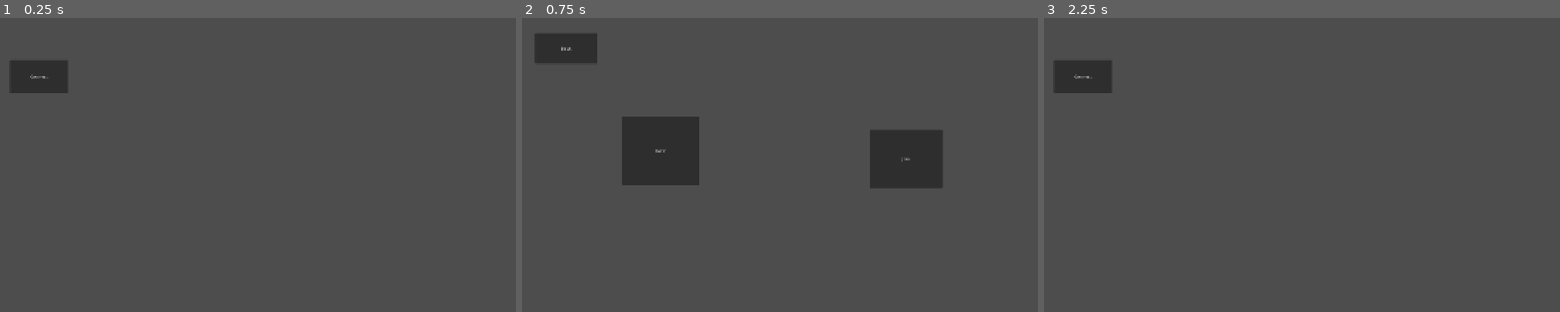
Above: before the commit, frames 1-3 (left to right).
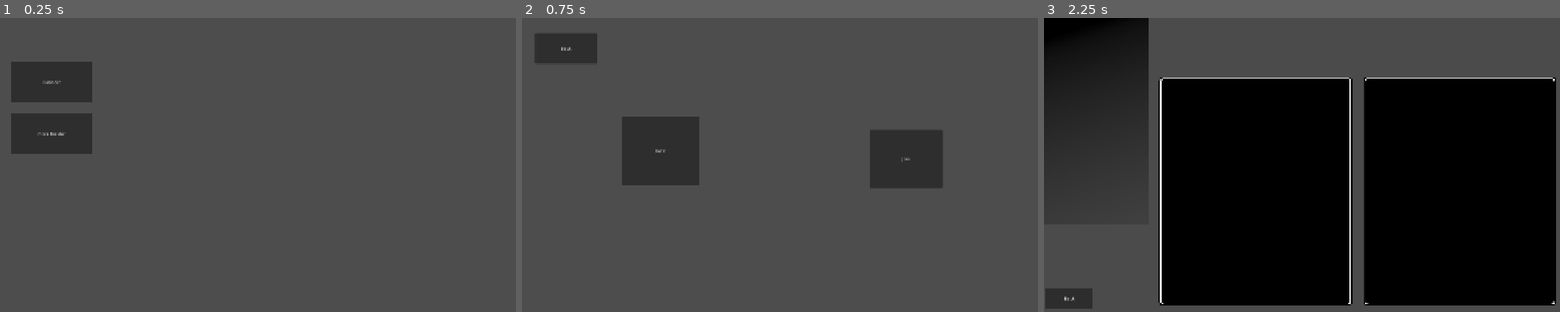
Above: after the commit, the same moments.

Repository: skavinger/UVS_Sim
Game: Godot game, scene res://GameObj/main.tscn
Same seed, same stepped clock (60 frames per second), same inputs: the game is played once before the commit and once after it.
Inputs (mouse positions are in pixels of both pictures, inside the frame that each line leads up to):
- Up to frame 1 (0.25 s): no input
- Up to frame 2 (0.75 s): click "Connect" at 0.5 s
- Up to frame 3 (2.25 s): click "Back" at 1.25 s; click (1095, 132) at 2 s, where only the run after the commit has a clickable "Deck Builder"

The runs differ from the first frame. In frame 1, 3.2% of the frame differs, in the area x 2-18%, y 14-47%; in frame 2, nothing differs; in frame 3, 68%, in the area x 0-100%, y 0-99%.

Commit message:
Add deck builder to start menu and clean up file system

Diff:
--- a/GameObj/DeackBuilder.tscn
+++ /dev/null
@@ -1,9 +0,0 @@
-[gd_scene load_steps=2 format=3 uid="uid://c8bvy6da0211j"]
-
-[ext_resource type="Texture2D" uid="uid://17pbwe1fsdhb" path="res://Assets/DeakBuilderBackground.png" id="1_lietw"]
-
-[node name="Node2D" type="Node2D"]
-
-[node name="Sprite2D" type="Sprite2D" parent="."]
-position = Vector2(960, 540)
-texture = ExtResource("1_lietw")
--- /dev/null
+++ b/GameObj/DeckBuilder.tscn
@@ -0,0 +1,20 @@
+[gd_scene load_steps=3 format=3 uid="uid://c8bvy6da0211j"]
+
+[ext_resource type="Script" uid="uid://drsvr4jsox2rh" path="res://Scripts/deck_builder.gd" id="1_bjh7i"]
+[ext_resource type="Texture2D" uid="uid://17pbwe1fsdhb" path="res://Assets/DeakBuilderBackground.png" id="2_km7lk"]
+
+[node name="Node2D" type="Node2D"]
+script = ExtResource("1_bjh7i")
+
+[node name="Sprite2D" type="Sprite2D" parent="."]
+position = Vector2(960, 540)
+texture = ExtResource("2_km7lk")
+
+[node name="Back" type="Button" parent="."]
+offset_left = 5.0
+offset_top = 992.0
+offset_right = 180.0
+offset_bottom = 1069.0
+text = "Back"
+
+[connection signal="pressed" from="Back" to="." method="_on_back_pressed"]
--- a/GameObj/main.tscn
+++ b/GameObj/main.tscn
@@ -1,10 +1,12 @@
-[gd_scene load_steps=6 format=3 uid="uid://bm7g830g0hx0o"]
+[gd_scene load_steps=8 format=3 uid="uid://bm7g830g0hx0o"]
 
-[ext_resource type="Script" uid="uid://4acndei3x1q7" path="res://GameObj/StartScreen.gd" id="1_yhcre"]
-[ext_resource type="Script" uid="uid://kog2f0522r3f" path="res://GameObj/connect.gd" id="3_4gn13"]
-[ext_resource type="Script" uid="uid://cij1je8w5vjjx" path="res://GameObj/start_window_holder.gd" id="4_loro6"]
+[ext_resource type="Script" uid="uid://4acndei3x1q7" path="res://Scripts/StartScreen.gd" id="1_yhcre"]
+[ext_resource type="Script" uid="uid://kog2f0522r3f" path="res://Scripts/connect.gd" id="3_4gn13"]
+[ext_resource type="Script" uid="uid://cij1je8w5vjjx" path="res://Scripts/start_window_holder.gd" id="4_loro6"]
 [ext_resource type="PackedScene" uid="uid://dj37b2kuixv20" path="res://GameObj/connection_window.tscn" id="4_vreb5"]
 [ext_resource type="PackedScene" uid="uid://bxeob10d43js3" path="res://GameObj/start_window.tscn" id="5_4gn13"]
+[ext_resource type="Script" uid="uid://bycrnplcoascl" path="res://Scripts/deckbuilder_holder.gd" id="6_vreb5"]
+[ext_resource type="PackedScene" uid="uid://c8bvy6da0211j" path="res://GameObj/DeckBuilder.tscn" id="7_ii5oo"]
 
 [node name="Main" type="Node2D"]
 script = ExtResource("1_yhcre")
@@ -16,3 +18,7 @@
 [node name="StartWindowHolder" type="Node2D" parent="."]
 script = ExtResource("4_loro6")
 StartWindow = ExtResource("5_4gn13")
+
+[node name="DeckbuilderHolder" type="Node2D" parent="."]
+script = ExtResource("6_vreb5")
+DeckbuilderWindow = ExtResource("7_ii5oo")
--- a/GameObj/start_window.tscn
+++ b/GameObj/start_window.tscn
@@ -1,15 +1,23 @@
 [gd_scene load_steps=2 format=3 uid="uid://bxeob10d43js3"]
 
-[ext_resource type="Script" uid="uid://b3gqpx2cha7rq" path="res://GameObj/start_window.gd" id="1_i73ei"]
+[ext_resource type="Script" uid="uid://b3gqpx2cha7rq" path="res://Scripts/start_window.gd" id="1_i73ei"]
 
 [node name="StartWindow" type="Node2D"]
 script = ExtResource("1_i73ei")
 
 [node name="Connect" type="Button" parent="."]
-offset_left = 37.0
-offset_top = 153.0
-offset_right = 250.0
-offset_bottom = 277.0
+offset_left = 40.0
+offset_top = 160.0
+offset_right = 340.0
+offset_bottom = 310.0
 text = "Connect"
 
+[node name="DeckBuilder" type="Button" parent="."]
+offset_left = 40.0
+offset_top = 350.0
+offset_right = 340.0
+offset_bottom = 500.0
+text = "Deck Builder"
+
 [connection signal="pressed" from="Connect" to="." method="_on_connect_pressed"]
+[connection signal="pressed" from="DeckBuilder" to="." method="_on_deck_builder_pressed"]
--- a/GameObj/tracker.tscn
+++ b/GameObj/tracker.tscn
@@ -1,22 +1,22 @@
 [gd_scene load_steps=35 format=3 uid="uid://bmsu0lhtknsva"]
 
 [ext_resource type="Texture2D" uid="uid://mukojxyp1cbv" path="res://Assets/speedanddamage.png" id="1_4jxsi"]
-[ext_resource type="Script" uid="uid://ctjbjb8kngycc" path="res://GameObj/tracker.gd" id="1_gahfr"]
-[ext_resource type="Script" uid="uid://dsv64ukjxwrmh" path="res://GameObj/damageplus.gd" id="2_2277f"]
+[ext_resource type="Script" uid="uid://ctjbjb8kngycc" path="res://Scripts/tracker.gd" id="1_gahfr"]
+[ext_resource type="Script" uid="uid://dsv64ukjxwrmh" path="res://Scripts/damageplus.gd" id="2_2277f"]
 [ext_resource type="Texture2D" uid="uid://0000eykrjlhu" path="res://Assets/mid.png" id="2_ca3ep"]
 [ext_resource type="Texture2D" uid="uid://di20wxl7mc4vl" path="res://Assets/Plus.png" id="2_dfams"]
-[ext_resource type="Script" uid="uid://t3vgn4dj0bu5" path="res://GameObj/low.gd" id="3_cnx4l"]
+[ext_resource type="Script" uid="uid://t3vgn4dj0bu5" path="res://Scripts/low.gd" id="3_cnx4l"]
 [ext_resource type="Texture2D" uid="uid://dfbdgxpf5844v" path="res://Assets/Damage.png" id="3_e5m24"]
-[ext_resource type="Script" uid="uid://dylb5rvs6ed7c" path="res://GameObj/mid.gd" id="3_ti6qq"]
+[ext_resource type="Script" uid="uid://dylb5rvs6ed7c" path="res://Scripts/mid.gd" id="3_ti6qq"]
 [ext_resource type="Texture2D" uid="uid://4vsk5pgdo84" path="res://Assets/Minus.png" id="3_tjqgl"]
-[ext_resource type="Script" uid="uid://dd3ohyyodsy7g" path="res://GameObj/high.gd" id="3_ypho0"]
+[ext_resource type="Script" uid="uid://dd3ohyyodsy7g" path="res://Scripts/high.gd" id="3_ypho0"]
 [ext_resource type="Texture2D" uid="uid://cd5c0o285r0ar" path="res://Assets/Arrows.png" id="4_cnx4l"]
-[ext_resource type="Script" uid="uid://cd44m27jkfemw" path="res://GameObj/damageminus.gd" id="4_gahfr"]
-[ext_resource type="Script" uid="uid://sxxb8k7h7y0q" path="res://GameObj/TrackerArrows.gd" id="5_e5m24"]
-[ext_resource type="Script" uid="uid://nypywlfn8plt" path="res://GameObj/speedplus.gd" id="6_1uj1f"]
-[ext_resource type="Script" uid="uid://8l2305qdxkeo" path="res://GameObj/speedminus.gd" id="7_v82pi"]
-[ext_resource type="Script" uid="uid://3ldecx03nu63" path="res://GameObj/healthMinus.gd" id="16_1uj1f"]
-[ext_resource type="Script" uid="uid://cpin8wns2s0mx" path="res://GameObj/healthPlus.gd" id="16_v82pi"]
+[ext_resource type="Script" uid="uid://cd44m27jkfemw" path="res://Scripts/damageminus.gd" id="4_gahfr"]
+[ext_resource type="Script" uid="uid://sxxb8k7h7y0q" path="res://Scripts/TrackerArrows.gd" id="5_e5m24"]
+[ext_resource type="Script" uid="uid://nypywlfn8plt" path="res://Scripts/speedplus.gd" id="6_1uj1f"]
+[ext_resource type="Script" uid="uid://8l2305qdxkeo" path="res://Scripts/speedminus.gd" id="7_v82pi"]
+[ext_resource type="Script" uid="uid://3ldecx03nu63" path="res://Scripts/healthMinus.gd" id="16_1uj1f"]
+[ext_resource type="Script" uid="uid://cpin8wns2s0mx" path="res://Scripts/healthPlus.gd" id="16_v82pi"]
 
 [sub_resource type="RectangleShape2D" id="RectangleShape2D_gahfr"]
 size = Vector2(70, 75)
--- /dev/null
+++ b/Scripts/deck_builder.gd
@@ -0,0 +1,6 @@
+extends Node2D
+
+
+func _on_back_pressed() -> void:
+	$"../../StartWindowHolder".spawnWindow()
+	$"..".closeWindow()
--- /dev/null
+++ b/Scripts/deckbuilder_holder.gd
@@ -0,0 +1,13 @@
+extends Node2D
+
+@export var DeckbuilderWindow : PackedScene
+
+var deckBuilderObj
+
+func spawnWindow():
+	deckBuilderObj = DeckbuilderWindow.instantiate()
+	self.add_child(deckBuilderObj)
+
+func closeWindow():
+	self.remove_child(deckBuilderObj)
+	deckBuilderObj = null
--- a/GameObj/start_window.gd
+++ b/Scripts/start_window.gd
@@ -3,3 +3,8 @@
 func _on_connect_pressed() -> void:
 	$"../../ConnectWindowHolder".spawnWindow()
 	$"..".closeWindow()
+
+
+func _on_deck_builder_pressed() -> void:
+	$"../../DeckbuilderHolder".spawnWindow()
+	$"..".closeWindow()
Renamed: GameObj/StartScreen.gd -> Scripts/StartScreen.gd
Renamed: GameObj/StartScreen.gd.uid -> Scripts/StartScreen.gd.uid
Renamed: GameObj/TrackerArrows.gd -> Scripts/TrackerArrows.gd
Renamed: GameObj/TrackerArrows.gd.uid -> Scripts/TrackerArrows.gd.uid
Renamed: GameObj/block_states.gd -> Scripts/block_states.gd
Renamed: GameObj/block_states.gd.uid -> Scripts/block_states.gd.uid
Renamed: GameObj/connect.gd -> Scripts/connect.gd
Renamed: GameObj/connect.gd.uid -> Scripts/connect.gd.uid
Renamed: GameObj/damageminus.gd -> Scripts/damageminus.gd
Renamed: GameObj/damageminus.gd.uid -> Scripts/damageminus.gd.uid
Renamed: GameObj/damageplus.gd -> Scripts/damageplus.gd
Renamed: GameObj/damageplus.gd.uid -> Scripts/damageplus.gd.uid
(and 23 more such lines)
